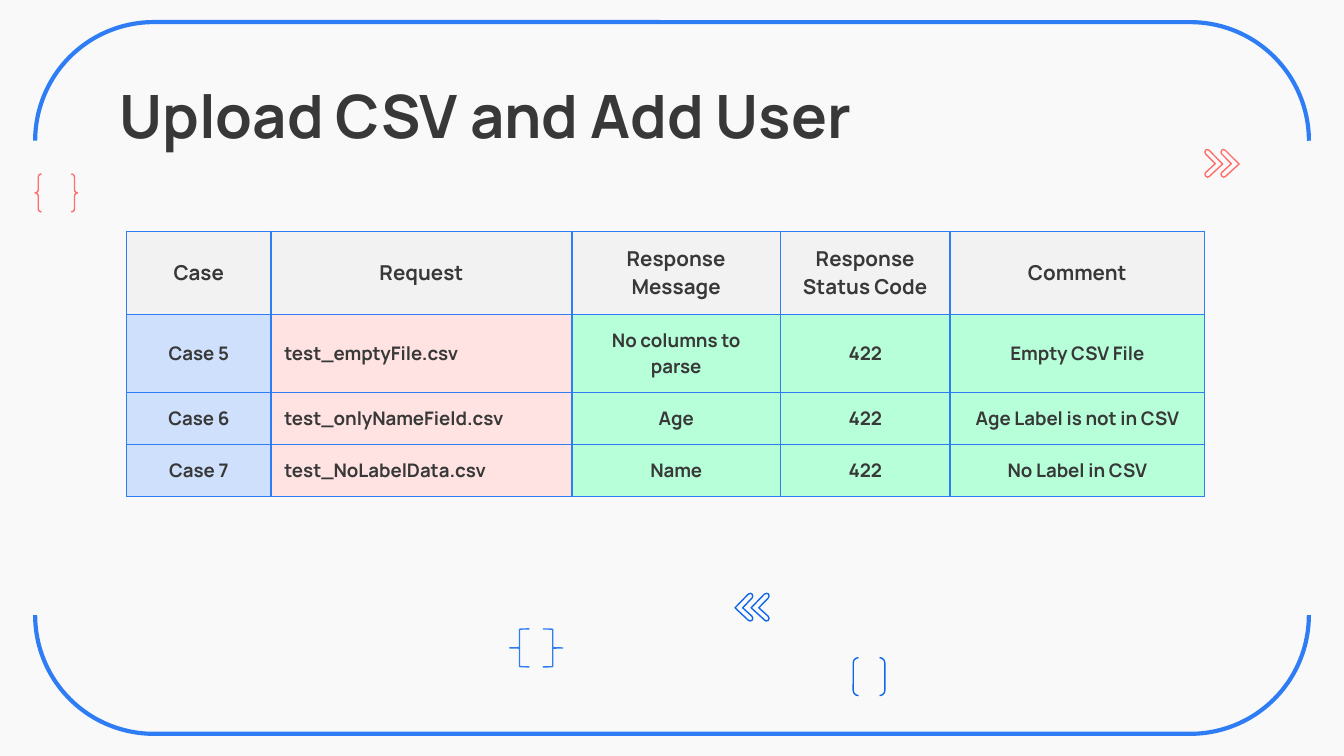
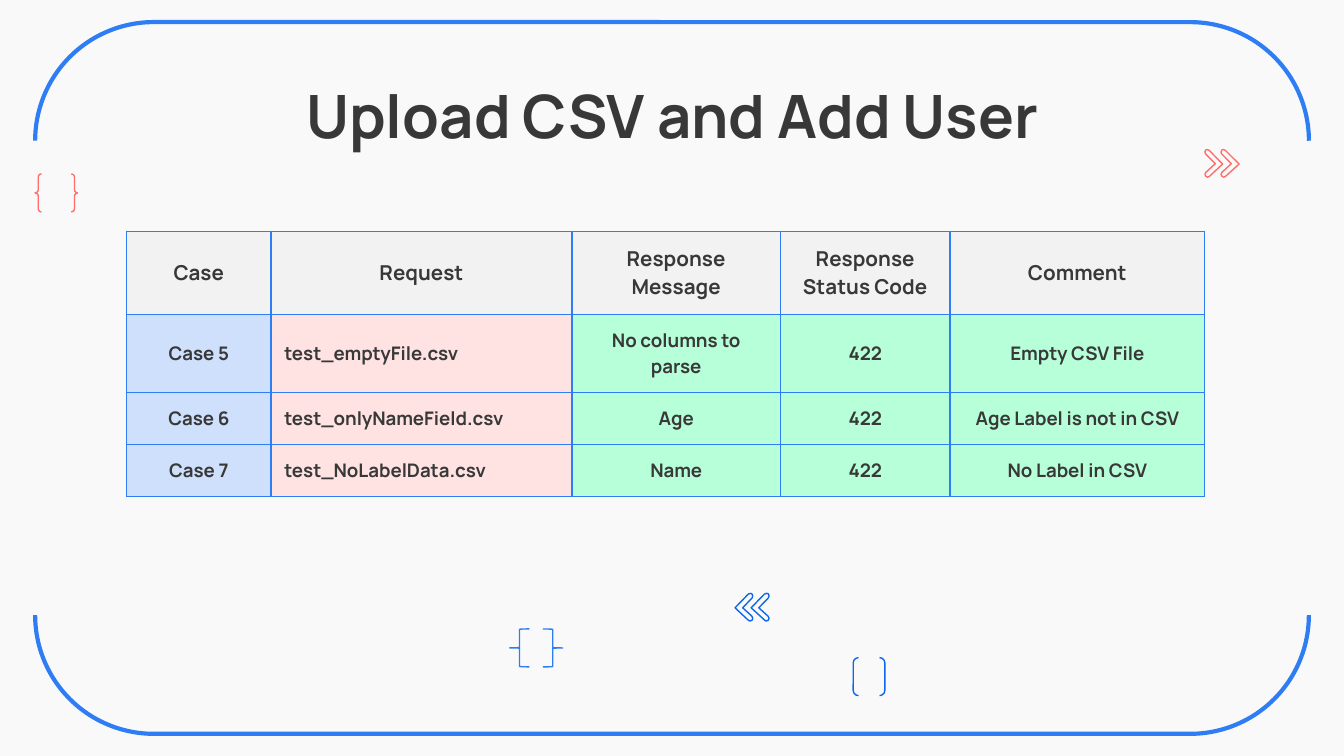
Before and after one commit to ZavierHuang/RESTFUL-API-DESIGN, a slide deck: slide 11 of 黃昱叡_SW2_Backend_Practice.pptx. Drawn at 1344x756 pixels with LibreOffice and Linux fonts; fonts in the diff are those of the drawing. Boxes give left, top, right and bottom in pixels: in the first picture for what was removed or moved away, otherwise in the second. Text is boxed around its words. In the diff, an @@ line names an element or a change of style, - is before the commit and + after.

```diff
--- a/黃昱叡_SW2_Backend_Practice.pptx
+++ b/黃昱叡_SW2_Backend_Practice.pptx
@@ title "Upload CSV and Add User" at bbox=[306, 94, 1038, 153]: alignment left to centre @@
```
Also in this commit, not shown: 13 other slides changed, 2 other files.
